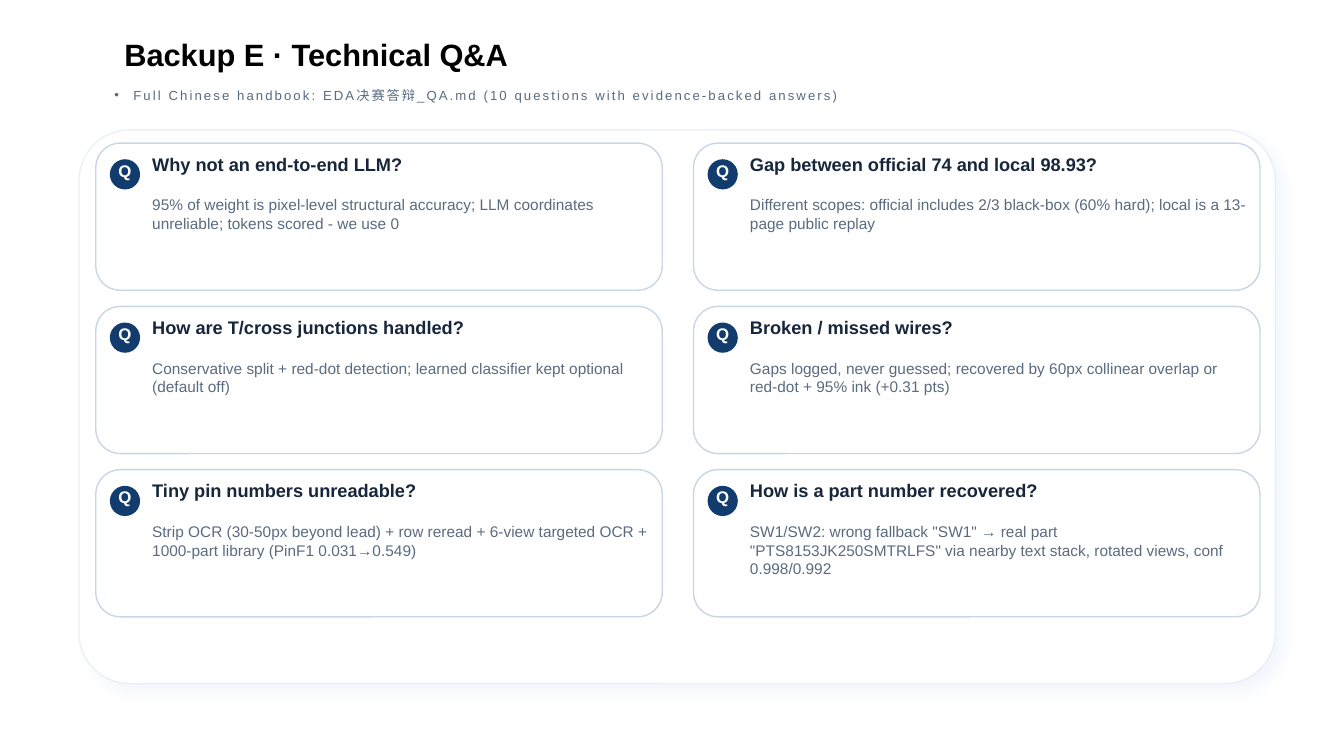
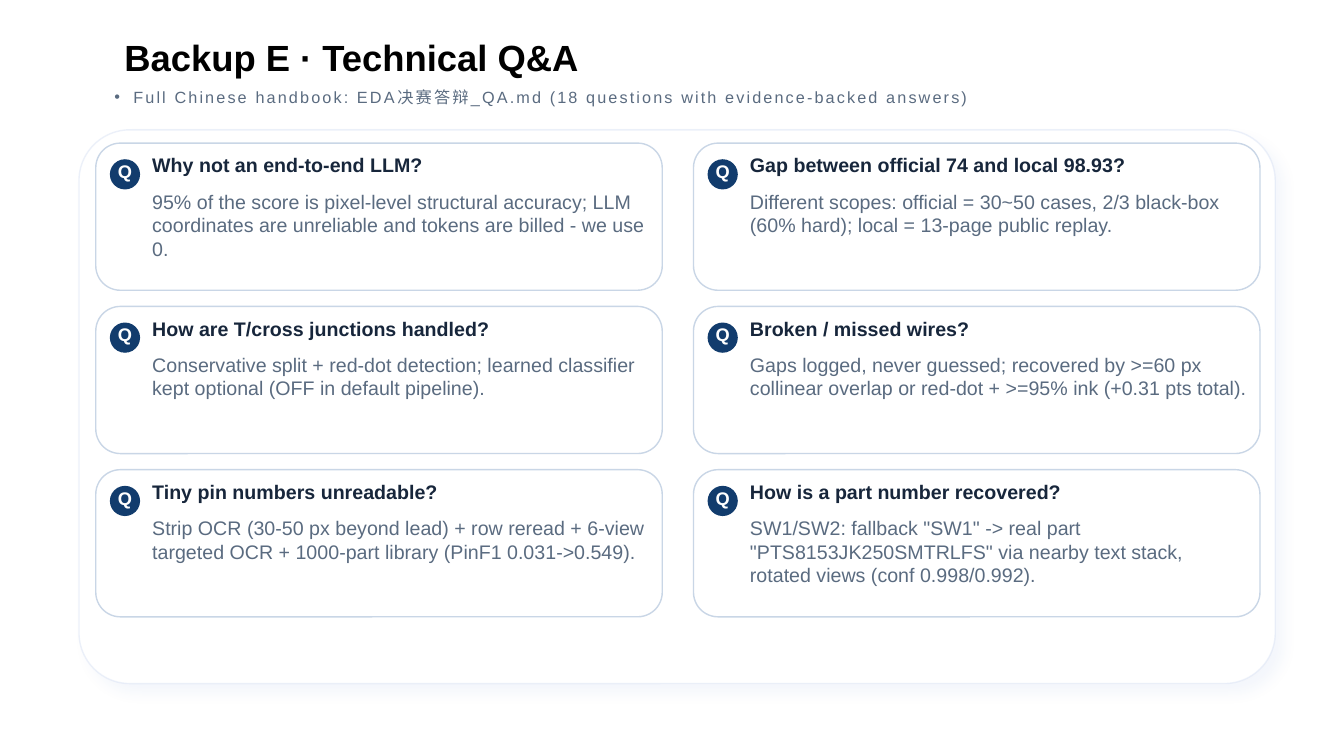
Before and after one commit to zc-cc1/pcb-schematic-parser, a slide deck: slide 17 of docs/eda_final_defense/slides/EDA精英挑战赛_决赛答辩_官方模板版.pptx. Drawn at 1344x756 pixels with LibreOffice and Linux fonts; fonts in the diff are those of the drawing; background and template pictures are left out. Boxes give left, top, right and bottom in pixels: in the first picture for what was removed or moved away, otherwise in the second. Text is boxed around its words. In the diff, an @@ line names an element or a change of style, - is before the commit and + after.

```diff
--- a/docs/eda_final_defense/slides/EDA精英挑战赛_决赛答辩_官方模板版.pptx
+++ b/docs/eda_final_defense/slides/EDA精英挑战赛_决赛答辩_官方模板版.pptx
@@ text "Backup E · Technical Q&A" at (124,44,579,79): size 22 to 26 pt @@
@@ text at (133,91,967,107): text changed; size 9.4 to 11.6 pt @@
-• Full Chinese handbook: EDA决赛答辩_QA.md (10 questions with evidence-backed answers)
+• Full Chinese handbook: EDA决赛答辩_QA.md (18 questions with evidence-backed answers)
@@ text at (152,195,644,256): text changed; size 11 to 14 pt @@
-95% of weight is pixel-level structural accuracy; LLM coordinates unreliable; tokens scored - we use 0
+95% of the score is pixel-level structural accuracy; LLM coordinates are unreliable and tokens are billed - we use 0.
@@ text at (750,195,1219,236): text changed; size 11 to 14 pt @@
-Different scopes: official includes 2/3 black-box (60% hard); local is a 13-page public replay
+Different scopes: official = 30~50 cases, 2/3 black-box (60% hard); local = 13-page public replay.
@@ text at (152,358,634,399): text changed; size 11 to 14 pt @@
-Conservative split + red-dot detection; learned classifier kept optional (default off)
+Conservative split + red-dot detection; learned classifier kept optional (OFF in default pipeline).
@@ text at (750,358,1246,399): text changed; size 11 to 14 pt @@
-Gaps logged, never guessed; recovered by 60px collinear overlap or red-dot + 95% ink (+0.31 pts)
+Gaps logged, never guessed; recovered by >=60 px collinear overlap or red-dot + >=95% ink (+0.31 pts total).
@@ size 12 to 13 pt in 6 elements at (118,165,132,182), (716,165,730,182), (118,328,132,345), (716,328,730,345), (118,492,132,509), (716,492,730,509) @@
@@ size 13 to 14 pt in 6 elements at (152,157,422,176), (750,157,1125,176), (152,321,489,340), (750,321,969,337), (152,484,438,503), (750,484,1061,503) @@
@@ text at (152,521,644,563): text changed; size 11 to 14 pt @@
-Strip OCR (30-50px beyond lead) + row reread + 6-view targeted OCR + 1000-part library (PinF1 0.031→0.549)
+Strip OCR (30-50 px beyond lead) + row reread + 6-view targeted OCR + 1000-part library (PinF1 0.031->0.549).
@@ text at (750,521,1182,586): text changed; size 11 to 14 pt @@
-SW1/SW2: wrong fallback "SW1" → real part "PTS8153JK250SMTRLFS" via nearby text stack, rotated views, conf 0.998/0.992
+SW1/SW2: fallback "SW1" -> real part "PTS8153JK250SMTRLFS" via nearby text stack, rotated views (conf 0.998/0.992).
```
Also in this commit, not shown: 14 other slides changed, 37 other files.
